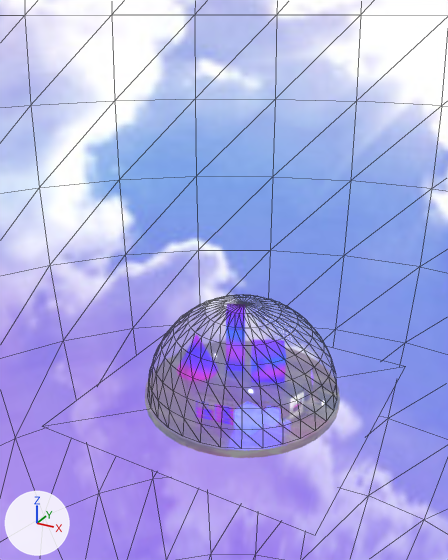
The glTF model example/assets/example.gltf as it was, and as the next commit left it.
Camera for both pictures: a 50 mm lens placed at (25.3, -49.1, 37.3), pointed at (-1.5, -0.3, 12.9). The lights are fixed; the arrows at lower left show +X, +Y and +Z. Mesh edges are drawn as thin lines. Everything nearer to the camera than a plane just in front of the edit is cut away. Where no turn or scale is listed for an object, it has been applied to the vertices.

Names of what the first picture shows: 'floor', 'glassdome', 'sky'.
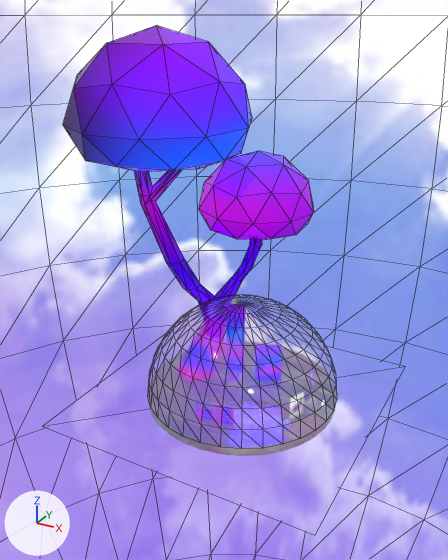
Where the newer file only moved an object's origin or applied its transform, the numbers keep the older frame.

Where the change shows, as pixel boxes [x1, y1, x2, y2] in the pictures (448 x 560 px):
'tree', added
    after: [63, 26, 314, 305]

The change in detail:
Mesh me_icosphere_001 is new.
It has 195 vertices, 390 faces and spans x -20.0..3.5, y 1.8..24.1, z 0.3..36.1.
It uses material mat_vaporgradient_004.
Object 'tree' (ob_tree) is new; it shows me_icosphere_001.
Its location is (-0.25, -7.75, -0.42).
